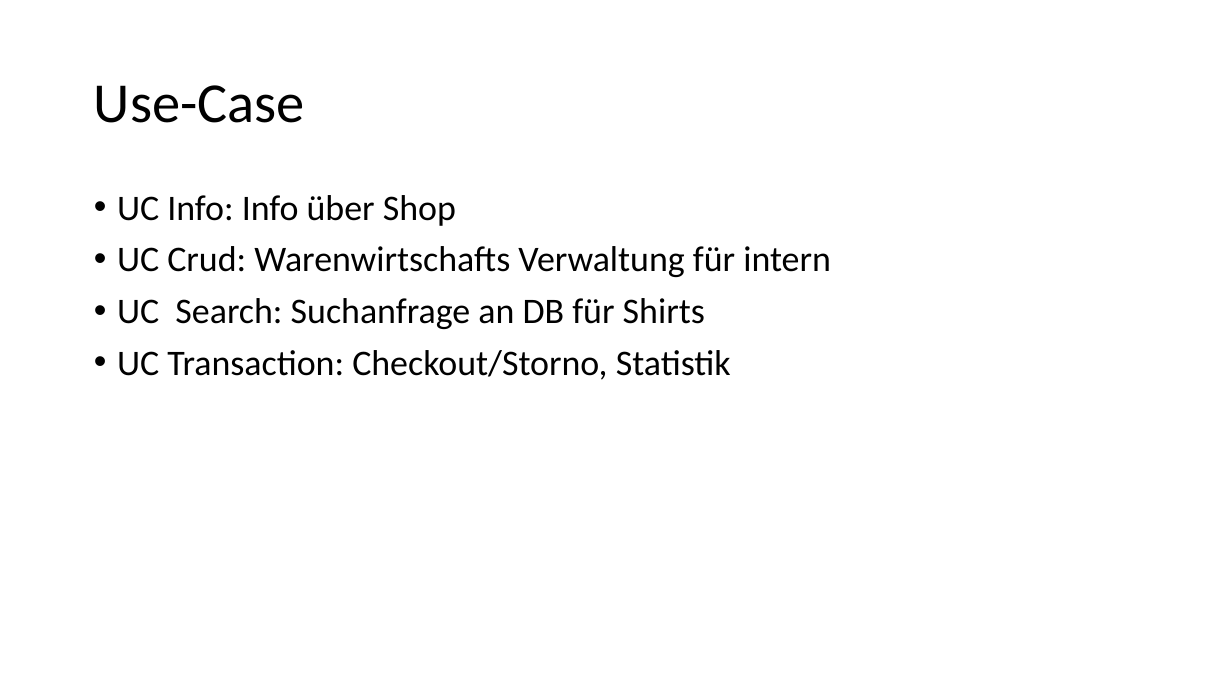
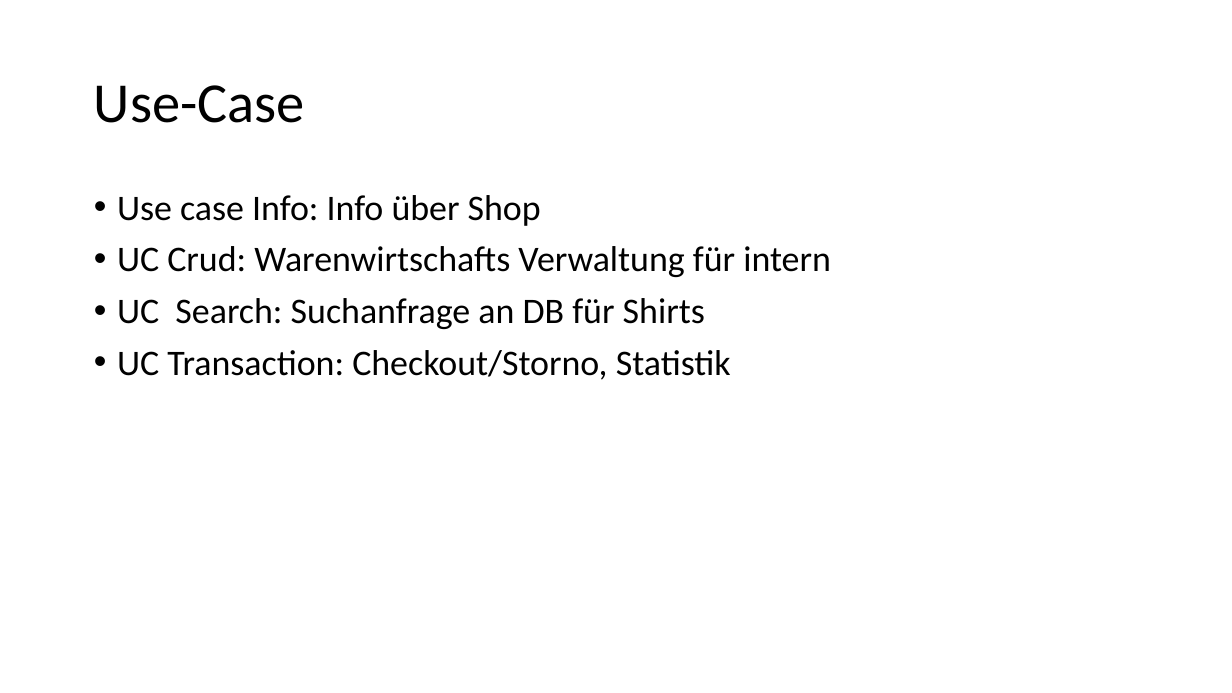
Before and after one commit to Sprayer115/render, a slide deck: slide 8 of Web-Technologie.pptx. Drawn at 1232x693 pixels with LibreOffice and Linux fonts; fonts in the diff are those of the drawing. Boxes give left, top, right and bottom in pixels: in the first picture for what was removed or moved away, otherwise in the second. Text is boxed around its words. In the diff, an @@ line names an element or a change of style, - is before the commit and + after.

```diff
--- a/Web-Technologie.pptx
+++ b/Web-Technologie.pptx
@@ text at bbox=[117, 195, 541, 226]: text changed @@
-• UC Info: Info über Shop
+• Use case Info: Info über Shop
```
Also in this commit, not shown: 3 other slides changed, 1 slide added, 2 other files.
